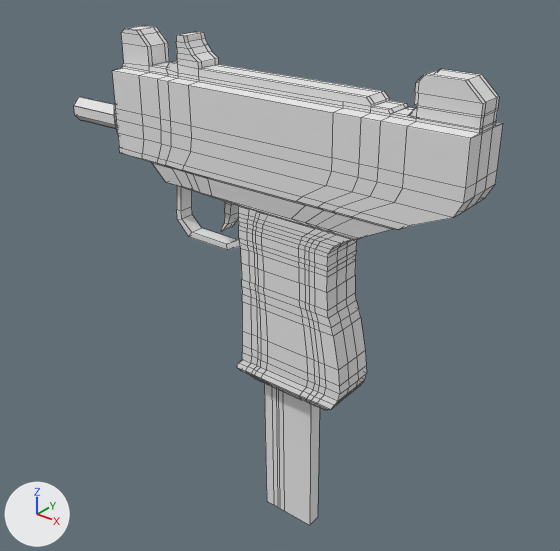
What one commit did to the OBJ model models/uzi.obj.
Before and after are seen from a 50 mm camera at (0.456, -0.596, 0.481) aimed at (-0.055, 0.043, 0.085). The lights are fixed; the arrows at lower left show +X, +Y and +Z. Mesh edges are drawn as thin lines. Where no turn or scale is listed for an object, it has been applied to the vertices. Vertices at the same position are counted once.

In view in the first picture: 'Uzi_Cube.001'.
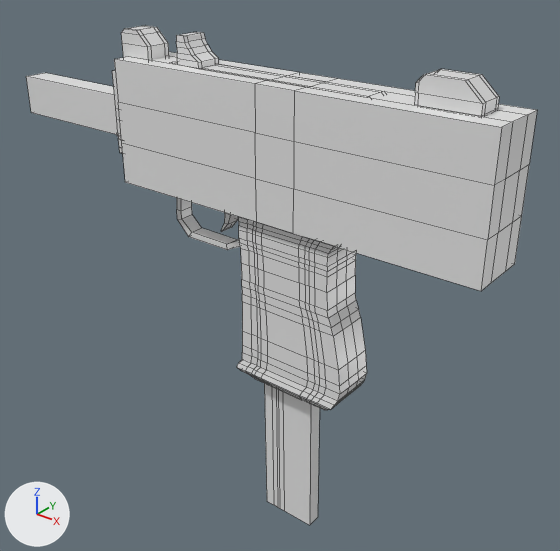
Commit message: Uzi model silhouette tweak

Location of each change, [x1, y1, x2, y2] in pixels of the pictures (560 x 551 px):
'Uzi_Cube.001', reshaped
    before: [74, 26, 503, 525]
    after: [112, 26, 499, 525]
'Placeholder_Uzi_Cube', added
    after: [26, 52, 537, 291]
part 1 of me_uzi_cube_001, built on
    before: [116, 125, 494, 226]
    after: [117, 133, 122, 148]

The change, as a list of edits to the scene's bpy script:
```text
Change mat_none:
    mat_none.roughness: 1.0 -> 0.293
Add mat_material:
    mat_material = principled_material('Material')
    mat_material.base_color = (0.8, 0.8, 0.8)  # white #e7e7e7
    mat_material.roughness = 0.4
Change me_uzi_cube_001:
    used by ob_uzi_cube_001; location = (0.0, 0.0, 0.0)
    remove me_uzi_cube_001.from_pydata(...)  # 1156 vertices, 1146 faces; spans x -0.338..0.198, y -0.03..0.03, z -0.208..0.355
    add me_uzi_cube_001.from_pydata(...)  # 1216 vertices, 1204 faces; spans x -0.338..0.198, y -0.03..0.03, z -0.208..0.355
    me_uzi_cube_001 part 1
    29 faces are deleted
    4 vertices in x 0.189, y -0.03..0.03, z 0.241 move by (0.008, 0.0, 0.0)
    44 vertices are added at x -0.261..0.119, y -0.03..0.03, z 0.233..0.235
    10 new vertices lie (0.0, 0.0, -0.007) away from vertices in x -0.236..0.189, y -0.03..0.03, z 0.241
    6 new vertices lie (0.017, 0.0, 0.01) away from vertices in x 0.057..0.149, y -0.03..0.03, z 0.223
    87 new faces join them
Add me_placeholder_uzi_cube:
    me_placeholder_uzi_cube.from_pydata(...)  # 64 vertices, 62 faces; spans x -0.424..0.224, y -0.035..0.035, z -0.015..0.325
    me_placeholder_uzi_cube.materials.append(mat_material)  # white #e7e7e7
Add ob_placeholder_uzi_cube:
    ob_placeholder_uzi_cube = bpy.data.objects.new('Placeholder_Uzi_Cube', me_placeholder_uzi_cube)
    ob_placeholder_uzi_cube.location = (0.0, 0.0, 0.0)
```
